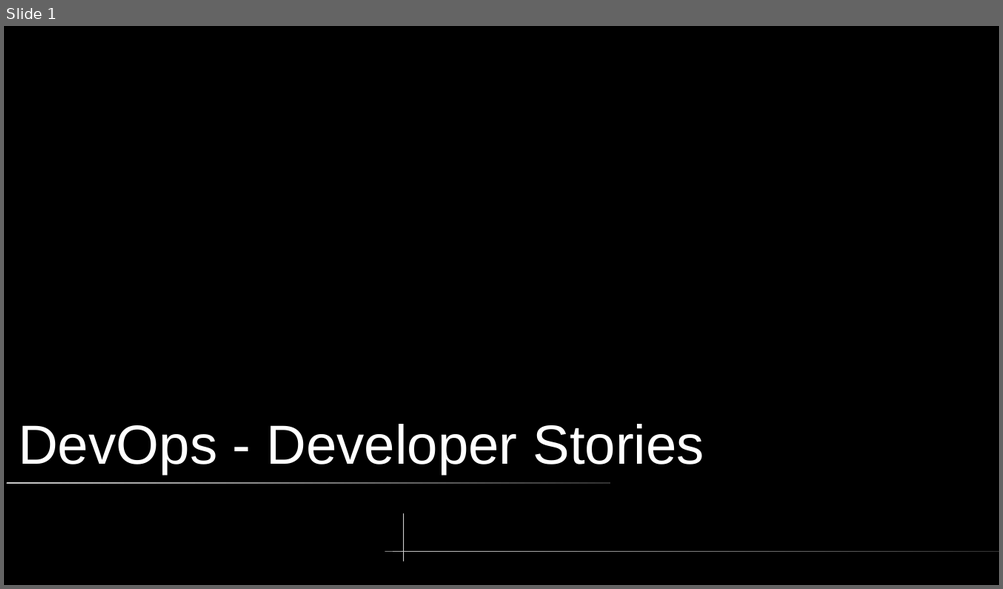
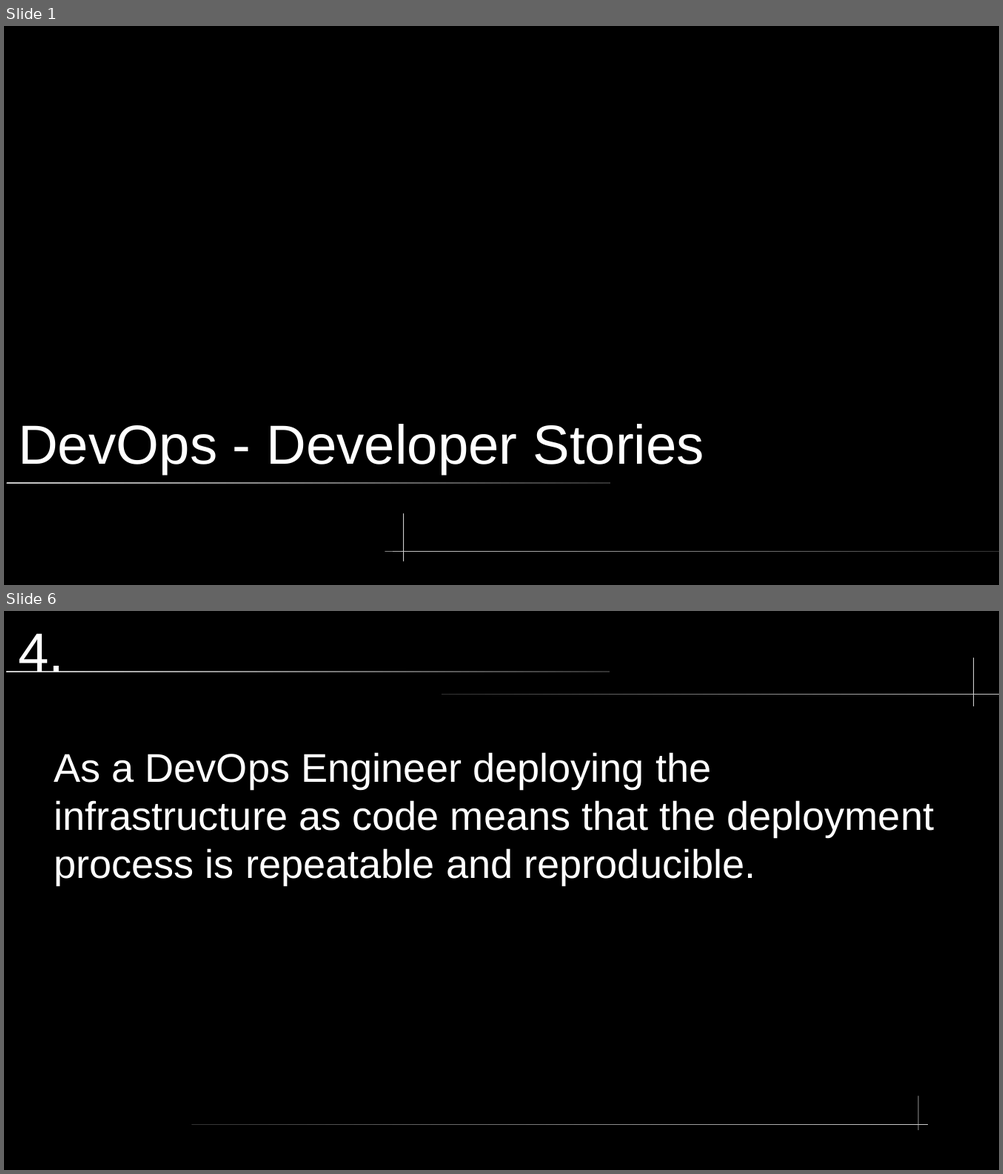
Before and after one commit to somewun/adt-devops, a slide deck: topic-02/Developer Stories.pptx. Shown one above the other, each under a label of ours: slide 1 before the commit, slides 1 and 6 after it; the slides between them are not shown. The pictures are 1003x589 and 1003x1174 pixels, drawn with LibreOffice and Linux fonts; fonts in the diff are those of the drawing. Boxes give left, top, right and bottom in pixels: in the first picture for what was removed or moved away, otherwise in the second. Text is boxed around its words. In the diff, an @@ line names an element or a change of style, - is before the commit and + after.

```diff
--- a/topic-02/Developer Stories.pptx
+++ b/topic-02/Developer Stories.pptx
@@ slide 6 added at [4, 611, 999, 1170], background #000000 @@
@@ title added at [18, 633, 64, 672], 44 pt, text #FFFFFF @@
+4.
@@ rounded rectangle added at [5, 670, 609, 672], fill gradient #CCCCCC to #333333 @@
@@ freeform shape added at [973, 658, 974, 706], fill #CCCCCC @@
@@ rounded rectangle added at [442, 694, 999, 695], fill gradient #333333 to #CCCCCC @@
@@ text added at [54, 752, 933, 885], 32 pt, text #FFFFFF @@
+As a DevOps Engineer deploying the infrastructure as code means that the deployment process is repeatable and reproducible.
@@ freeform shape added at [918, 1096, 919, 1130], fill #CCCCCC @@
@@ rounded rectangle added at [192, 1125, 928, 1125], fill gradient #333333 to #CCCCCC @@
```
Also in this commit, not shown: 8 other slides added, 8 slides removed, 1 other file.
